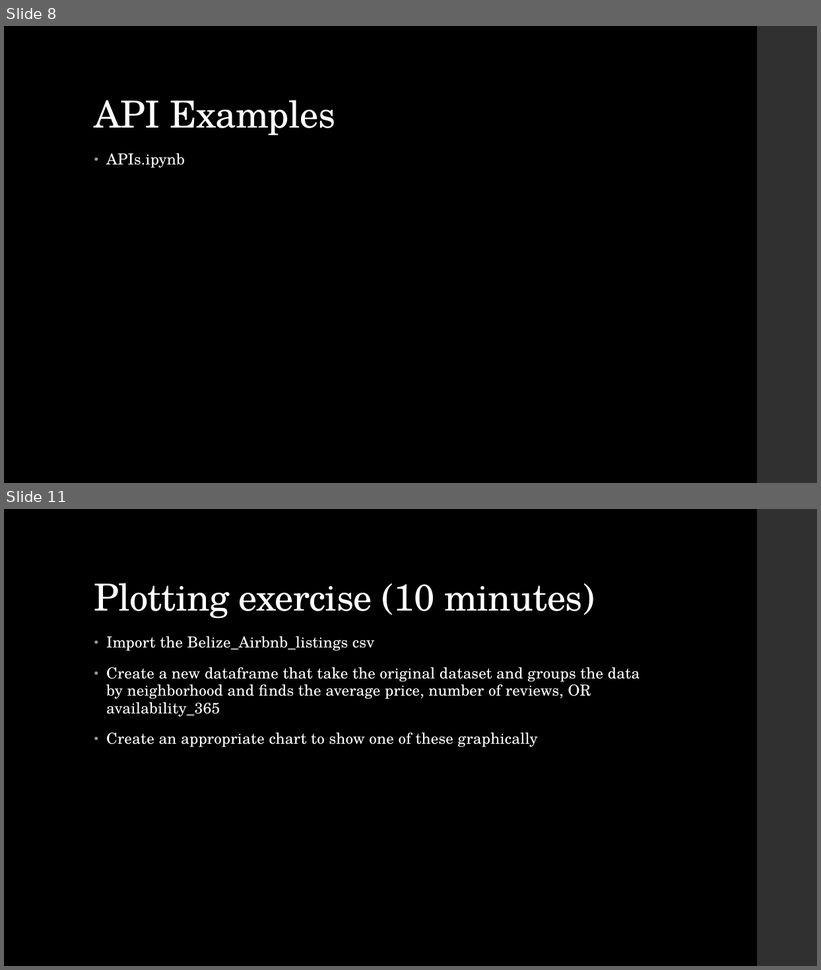
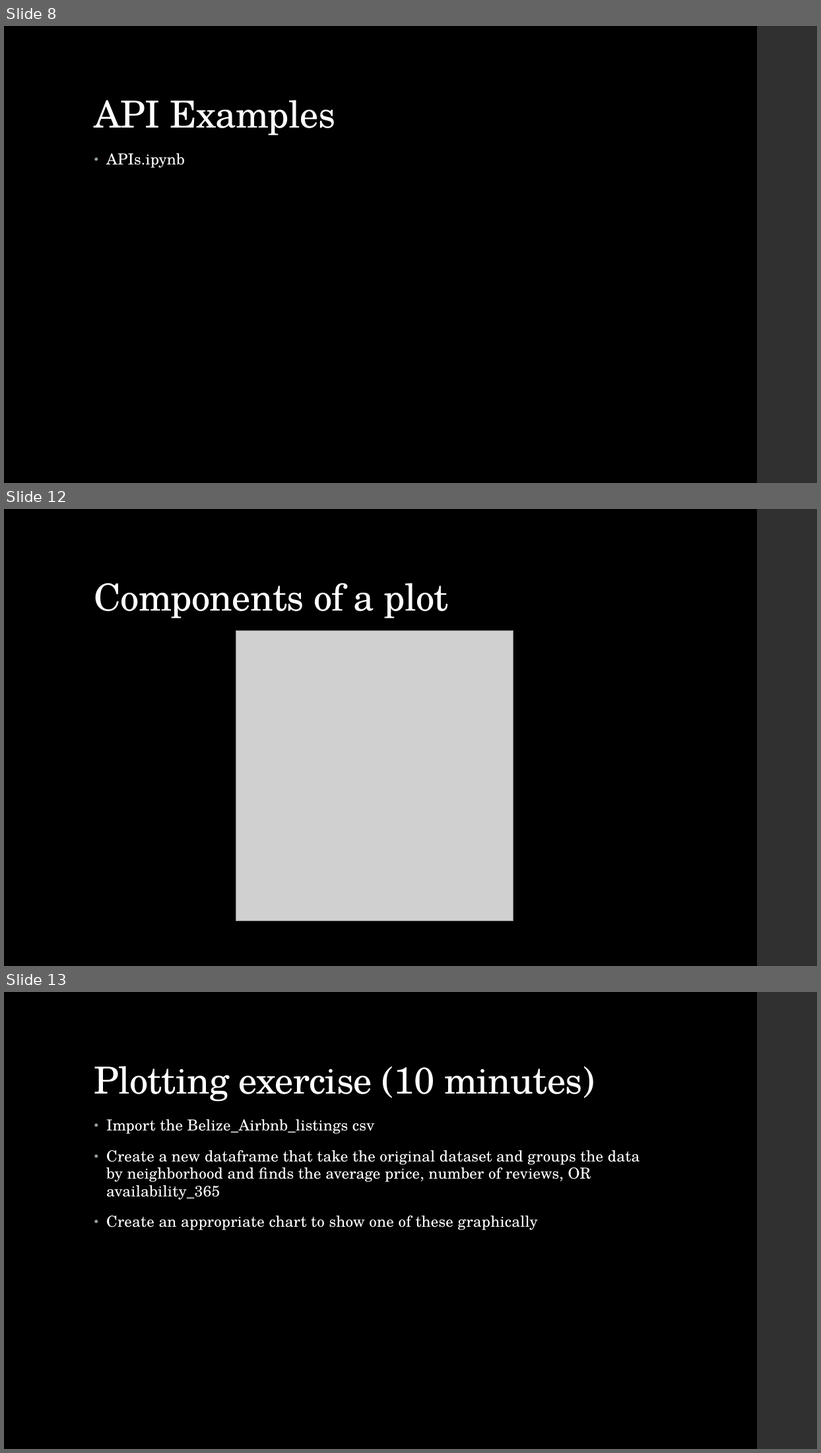
Before and after one commit to LaunchCoderGirlSTL/Data-Science-Assignments, a slide deck: course_material/week_05/week_05_presentation.pptx. Shown one above the other, each under a label of ours: slides 8 and 11 before the commit, slides 8, 12 and 13 after it; the slides between them are not shown. The pictures are 821x970 and 821x1453 pixels, drawn with LibreOffice and Linux fonts; fonts in the diff are those of the drawing; grey boxes stand for pictures. Boxes give left, top, right and bottom in pixels: in the first picture for what was removed or moved away, otherwise in the second. Text is boxed around its words. In the diff, an @@ line names an element or a change of style, - is before the commit and + after.

```diff
--- a/course_material/week_05/week_05_presentation.pptx
+++ b/course_material/week_05/week_05_presentation.pptx
@@ slide 12 added at bbox=[4, 509, 817, 966], background #000000; not listed: 1 template element that a slide beside it also shows @@
@@ title added at bbox=[94, 583, 448, 619], 44 pt, text #FFFFFF @@
+Components of a plot
@@ picture added at bbox=[236, 631, 514, 921] @@
@@ what was slide 11 is now slide 13 @@
```
Also in this commit, not shown: 4 slides changed, 1 other slide added, 4 other files.
